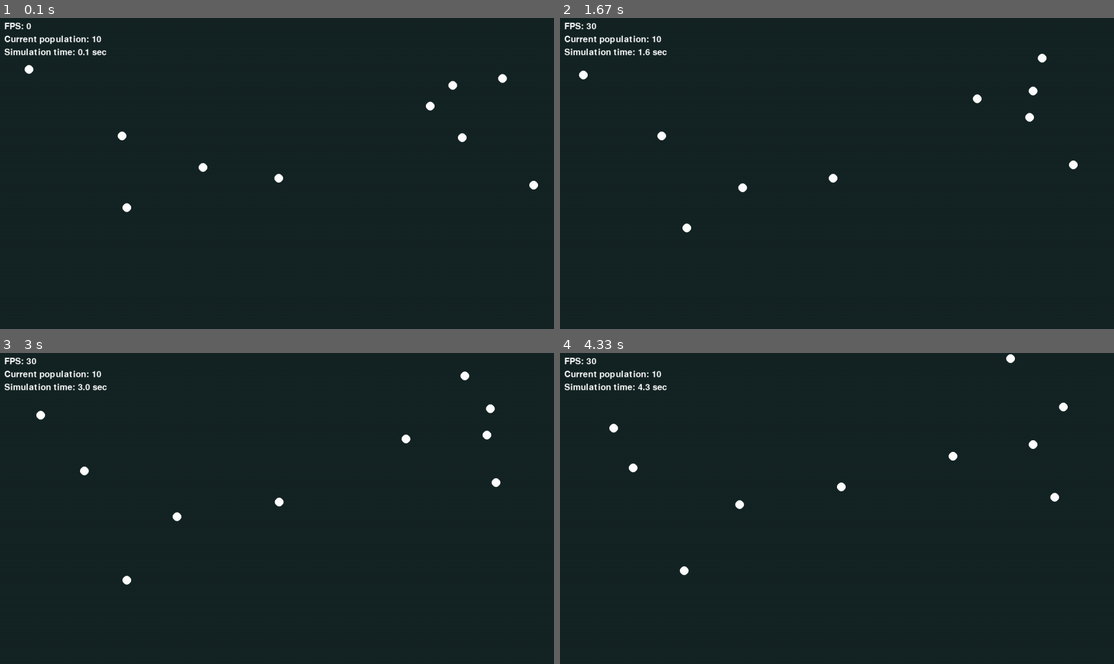
Above: before the commit, frames 1-4 (two rows, left to right).
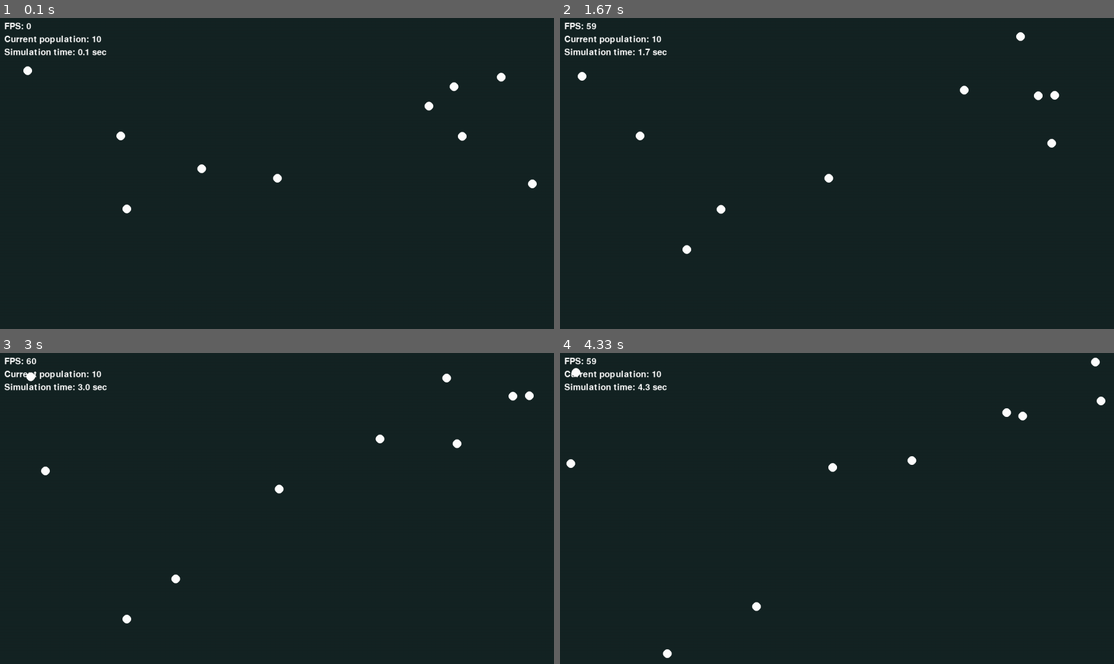
Above: after the commit, the same moments.

Repository: darceno/lifebox-simulator
Game: pygame game, started from src/main.py
Two runs of this game, one before a commit and one after it. Both use one fixed random seed, a clock stepped at 60 frames per second and the inputs below.
Inputs:
- Up to frame 1 (0.1 s): no input
- Up to frame 2 (1.67 s): no input
- Up to frame 3 (3 s): no input
- Up to frame 4 (4.33 s): no input

The runs differ from the first frame. In frame 1, 0.2% of the frame differs, in the area x 4-98%, y 15-63%; in frame 2, 0.7%; in frame 3, 0.8%, in the area x 4-97%, y 1-87%; in frame 4, 0.8%.

Commit message:
Change default FPS from 30 to 60

Diff:
--- a/src/settings.py
+++ b/src/settings.py
@@ -5,7 +5,7 @@
 
 # SIMULATION SETTINGS
 WIDTH_SIZE, HEIGHT_SIZE = 1280, 720 # default = 1280, 720
-FPS = 30 # default = 30
+FPS = 60 # default = 60
 BG_COLOR = (21, 36, 36) # default = (21, 36, 36)
 STARTING_POPULATION = 10 # default = 10
 YEAR = 30 # default = 30
